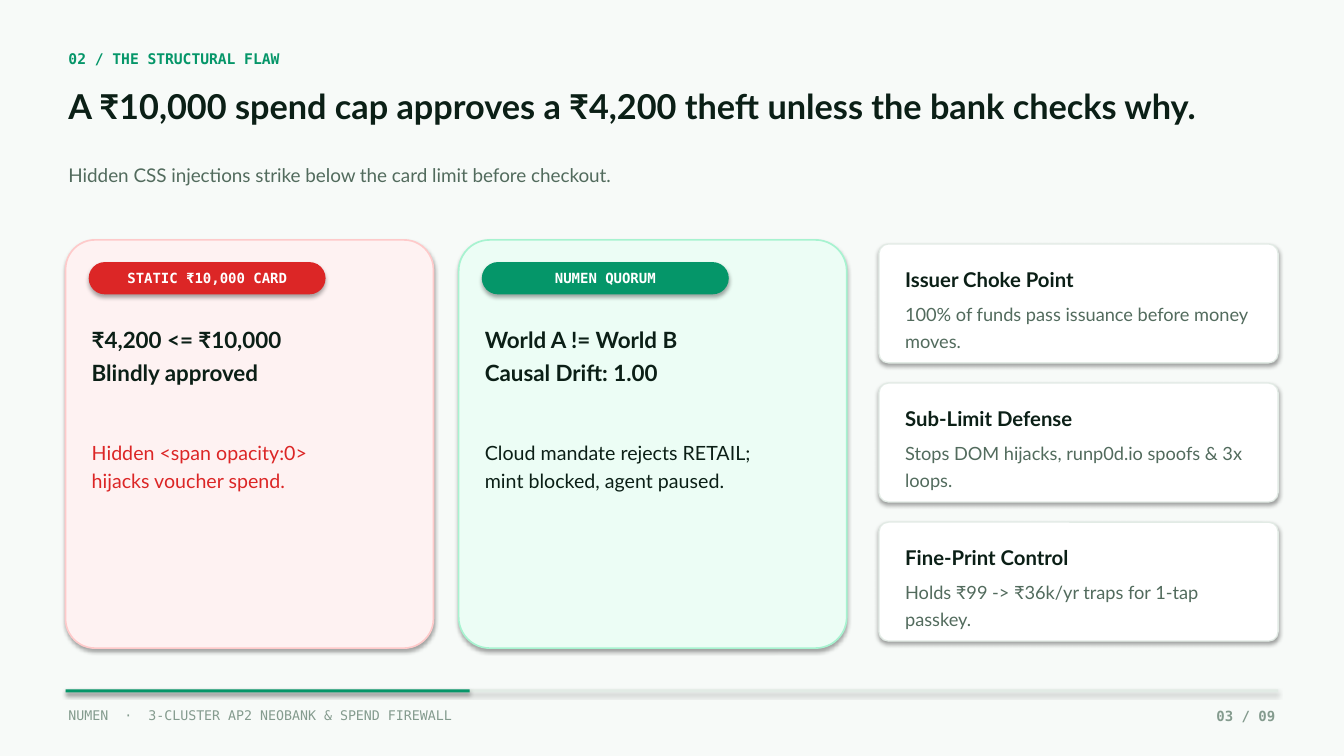
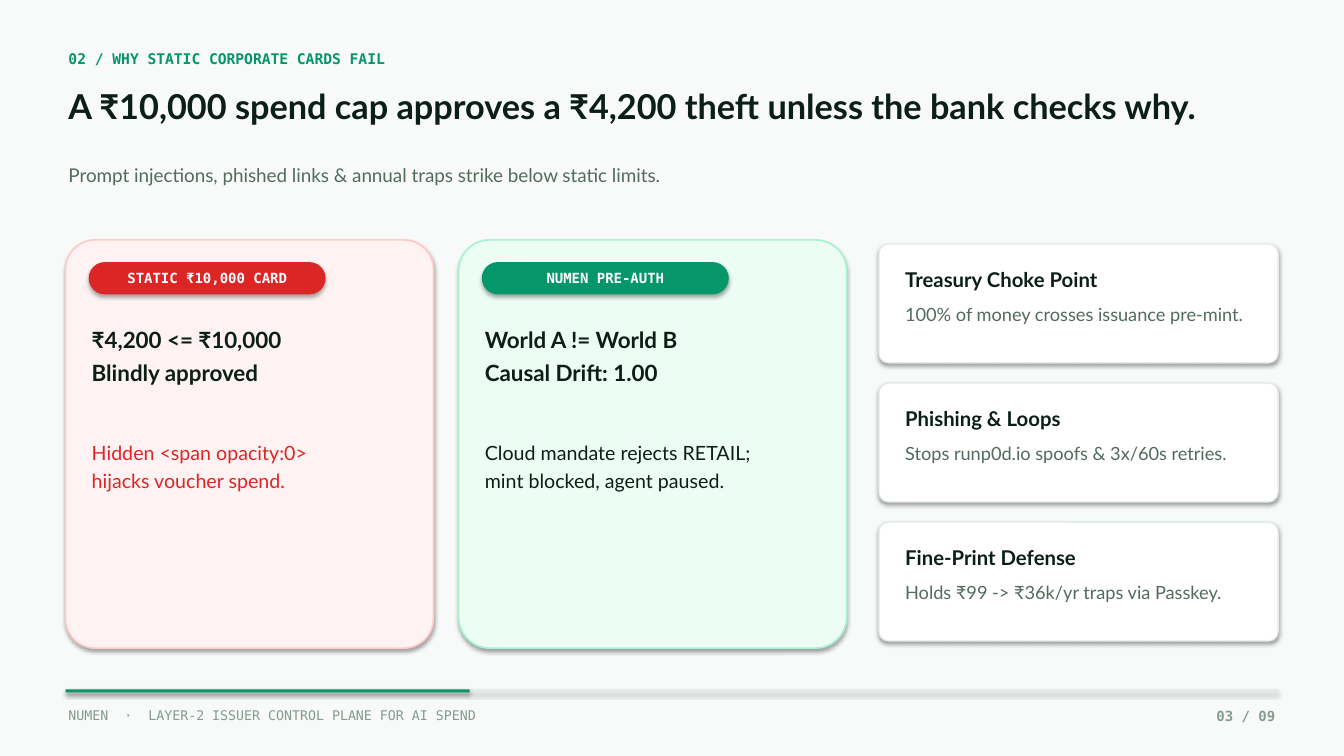
Before and after one commit to tanish19078/numen, a slide deck: slide 3 of deck/Numen_Pitch_Deck.pptx. Drawn at 1344x756 pixels with LibreOffice and Linux fonts; fonts in the diff are those of the drawing. Boxes give left, top, right and bottom in pixels: in the first picture for what was removed or moved away, otherwise in the second. Text is boxed around its words. In the diff, an @@ line names an element or a change of style, - is before the commit and + after.

Commit message:
pitch: reposition Numen as Layer-2 Fintech Issuer Control Plane with Zero-Charter Feasibility & 3-Stream Business Model

```diff
--- a/deck/Numen_Pitch_Deck.pptx
+++ b/deck/Numen_Pitch_Deck.pptx
@@ text at (68, 53, 385, 65): text changed @@
-02 / THE STRUCTURAL FLAW
+02 / WHY STATIC CORPORATE CARDS FAIL
@@ text at (68, 168, 660, 186): text changed @@
-Hidden CSS injections strike below the card limit before checkout.
+Prompt injections, phished links & annual traps strike below static limits.
@@ text in rounded rectangle at (547, 272, 664, 287): text changed @@
-NUMEN QUORUM
+NUMEN PRE-AUTH
@@ text at (905, 272, 1098, 291): text changed @@
-Issuer Choke Point
+Treasury Choke Point
@@ text at (905, 308, 1243, 324): text changed @@
-100% of funds pass issuance before money moves.
+100% of money crosses issuance pre-mint.
@@ text at (905, 411, 1061, 430): text changed @@
-Sub-Limit Defense
+Phishing & Loops
@@ text at (905, 446, 1227, 463): text changed @@
-Stops DOM hijacks, runp0d.io spoofs & 3x loops.
+Stops runp0d.io spoofs & 3x/60s retries.
@@ text at (905, 550, 1076, 565): text changed @@
-Fine-Print Control
+Fine-Print Defense
@@ text at (905, 585, 1221, 602): text changed @@
-Holds ₹99 -> ₹36k/yr traps for 1-tap passkey.
+Holds ₹99 -> ₹36k/yr traps via Passkey.
@@ text at (68, 710, 476, 720): text changed @@
-NUMEN · 3-CLUSTER AP2 NEOBANK & SPEND FIREWALL
+NUMEN · LAYER-2 ISSUER CONTROL PLANE FOR AI SPEND
```
Also in this commit, not shown: 7 other slides changed, 1 slide added, 1 slide removed, 3 other files.
